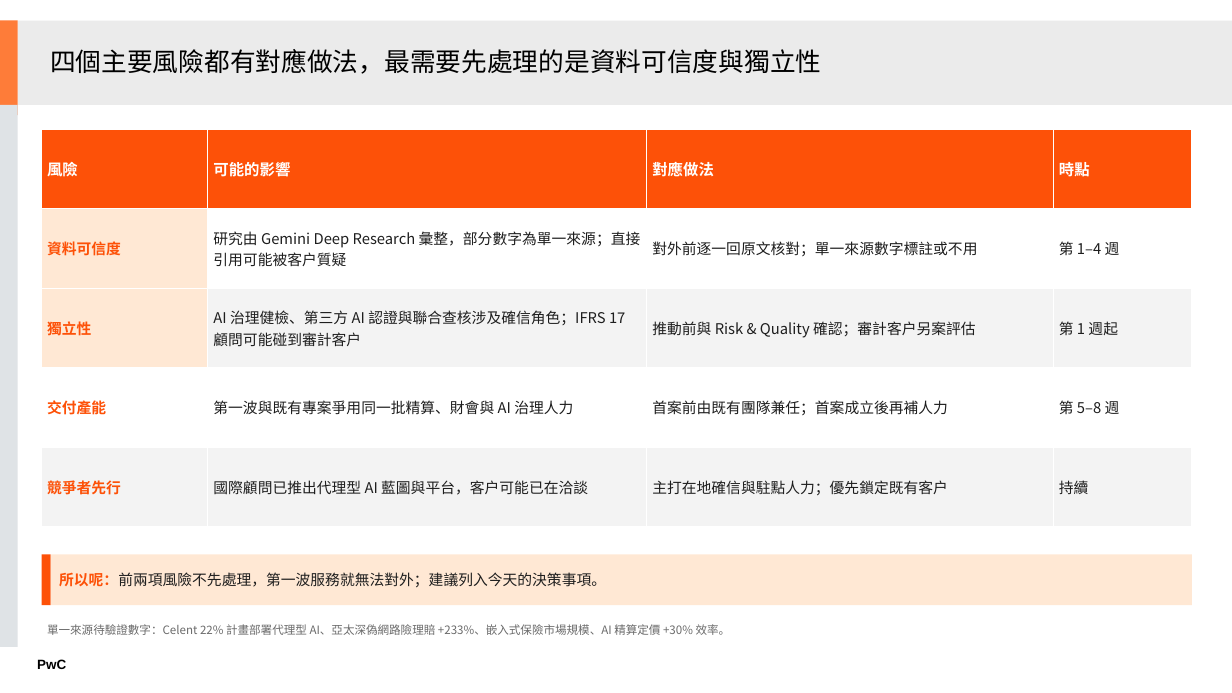
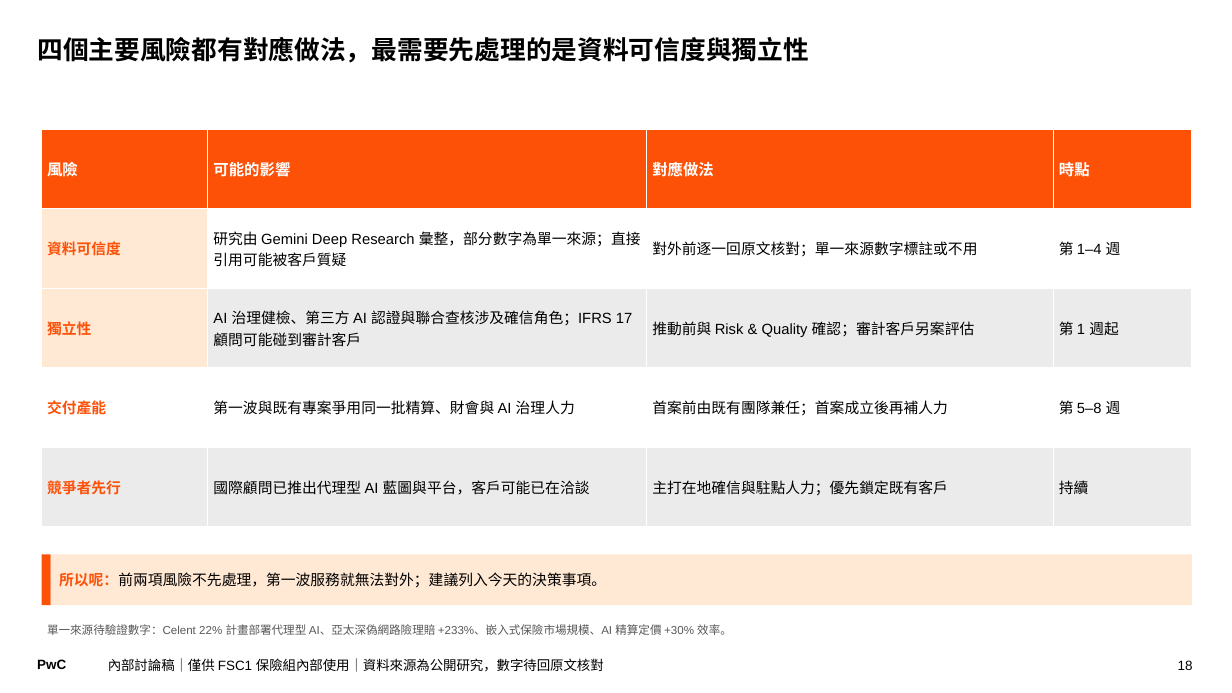
Before and after one commit to Robshao/PwC_FSC1, a slide deck: slide 18 of research/insurtech-2026/保險科技服務優先順序_會議簡報.pptx. Drawn at 1232x693 pixels with LibreOffice and Linux fonts; fonts in the diff are those of the drawing. Boxes give left, top, right and bottom in pixels: in the first picture for what was removed or moved away, otherwise in the second. Text is boxed around its words. In the diff, an @@ line names an element or a change of style, - is before the commit and + after.

```diff
--- a/research/insurtech-2026/保險科技服務優先順序_會議簡報.pptx
+++ b/research/insurtech-2026/保險科技服務優先順序_會議簡報.pptx
@@ rectangle removed at (0,20,18,115) @@
@@ rectangle removed at (18,20,1232,104) @@
@@ title "四個主要風險都有對應做法，最需要先處理的是資料可信度與獨立性": place and size @@
-title "四個主要風險都有對應做法，最需要先處理的是資料可信度與獨立性" at (50,49,821,74)
+title "四個主要風險都有對應做法，最需要先處理的是資料可信度與獨立性" at (37,37,808,63)
@@ title "四個主要風險都有對應做法，最需要先處理的是資料可信度與獨立性" at (37,37,808,63): font Noto Sans CJK TC to TeX Gyre Schola, bold on; line spacing 0.85 to 0.9; vertical alignment middle to top @@
@@ rectangle removed at (0,105,18,648) @@
@@ table at (42,129,1192,527) @@
@@ fill #F3F3F3 to #EBEBEB in 7 cells @@
@@ font Noto Sans CJK TC to Arial @@
@@ text colour #1E1E1E to #000000 in "研究由 Gemini Deep Research 彙整，部分數字為單一來源；直接引用可能被客戶質疑", "對外前逐一回原文核對；單一來源數字標註或不用", "第 1–4 週", "AI 治理健檢、第三方 AI 認證與聯合查核涉及確信角色；IFRS 17 顧問可能碰到審計客戶" and 8 more places @@
@@ rectangle "所以呢：前兩項風險不先處理，第一波服務就無法對外；建議列入今天的決策事項。" at (51,555,1192,605): font Noto Sans CJK TC to Arial; text colour #1E1E1E to #000000 in "所以呢：前兩項風險不先處理，第一波服務就無法對外；建議列入今天的決策事項。" @@
@@ text "單一來源待驗證數字：Celent 22% 計畫部署代理型 AI、亞太深偽網路險理賠 +233%、嵌入式保險市場規模、AI ..." at (47,624,732,635): font Noto Sans CJK TC to Arial, text colour #6B6B6B to #595959 @@
@@ text added at (108,658,604,672), 10.5 pt, text #000000 @@
+內部討論稿｜僅供 FSC1 保險組內部使用｜資料來源為公開研究，數字待回原文核對
@@ page number added at (1178,660,1193,670), 10.5 pt, text #000000 @@
+18
```
Also in this commit, not shown: 23 other slides changed, 9 other files.
